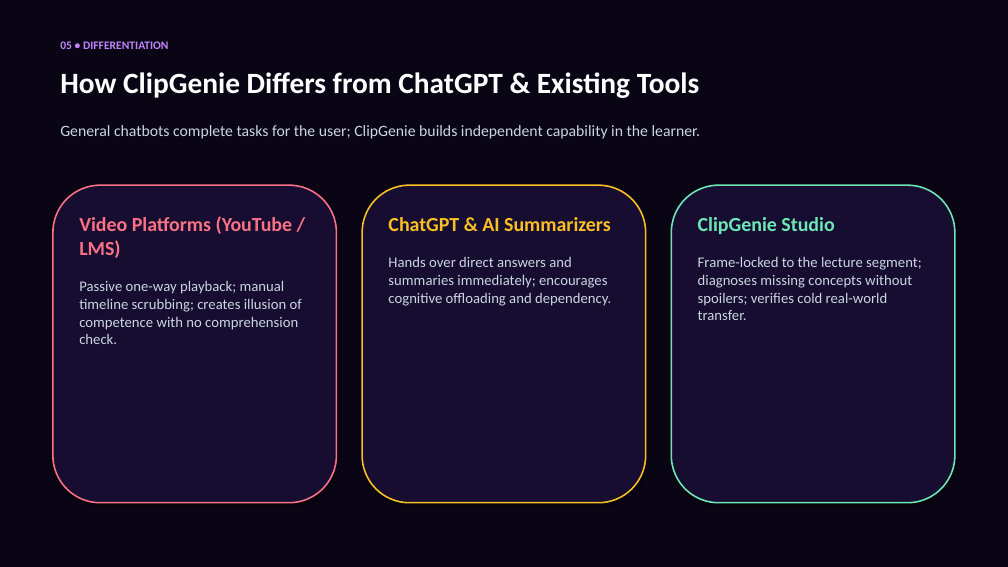
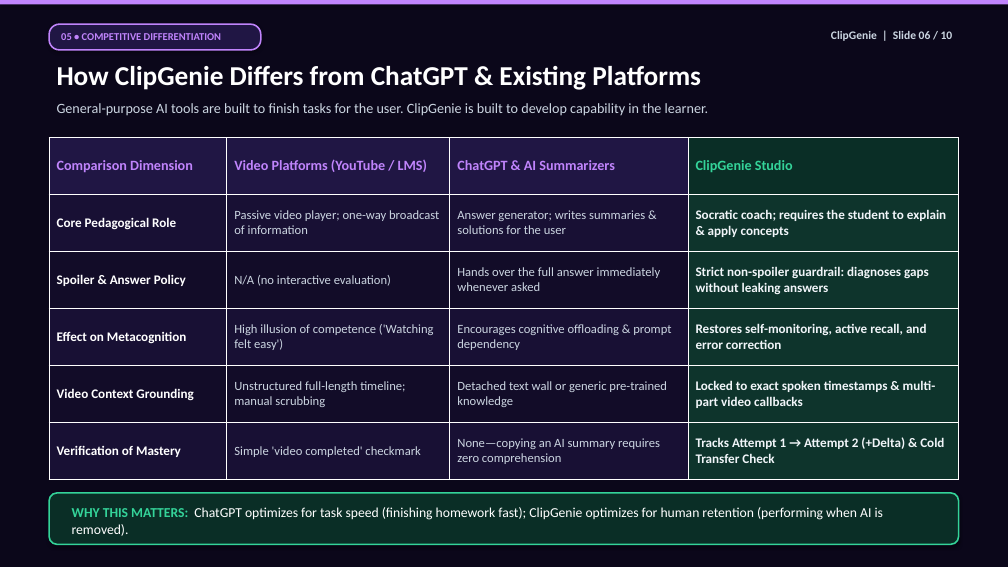
Before and after one commit to ansnaeemcodes/clipgenie, a slide deck: slide 6 of ClipGenie_Presentation.pptx. Drawn at 1008x567 pixels with LibreOffice and Linux fonts; fonts in the diff are those of the drawing. Boxes give left, top, right and bottom in pixels: in the first picture for what was removed or moved away, otherwise in the second. Text is boxed around its words. In the diff, an @@ line names an element or a change of style, - is before the commit and + after.

Commit message:
design(deck): redesign pitch deck with high-contrast typography, multi-layout slides, and structured points

```diff
--- a/ClipGenie_Presentation.pptx
+++ b/ClipGenie_Presentation.pptx
@@ rectangle at (0, 0, 1008, 567): fill #090514 to #0B071A @@
@@ rectangle added at (0, 0, 1008, 5), fill #C084FC @@
@@ rounded rectangle "05 • COMPETITIVE DIFFERENTIATION": place and size @@
-rounded rectangle "05 • COMPETITIVE DIFFERENTIATION" at (60, 41, 169, 49)
+rounded rectangle "05 • COMPETITIVE DIFFERENTIATION" at (49, 24, 261, 50)
@@ rounded rectangle "05 • COMPETITIVE DIFFERENTIATION" at (49, 24, 261, 50): vertical alignment top to middle; fill none to #201644; outline none to #C084FC 1.5 pt; shadow on @@
@@ text in rounded rectangle at (61, 33, 221, 40): text changed; size 11 to 10 pt @@
-05 • DIFFERENTIATION
+05 • COMPETITIVE DIFFERENTIATION
@@ text added at (831, 31, 953, 41), 11 pt, text #CBD5E1, bold @@
+ClipGenie | Slide 06 / 10
@@ text at (57, 66, 701, 90): text changed; size 28 to 26 pt @@
-How ClipGenie Differs from ChatGPT & Existing Tools
+How ClipGenie Differs from ChatGPT & Existing Platforms
@@ text at (57, 103, 708, 116): text changed; size 15 to 13.5 pt @@
-General chatbots complete tasks for the user; ClipGenie builds independent capability in the learner.
+General-purpose AI tools are built to finish tasks for the user. ClipGenie is built to develop capability in the learner.
@@ table added at (49, 138, 959, 479), 6 rows, 4 columns @@
+Comparison Dimension | Video Platforms (YouTube / LMS) | ChatGPT & AI Summarizers | ClipGenie Studio
+Core Pedagogical Role | Passive video player; one-way broadcast of information | Answer generator; writes summaries & solutions for the user | Socratic coach; requires the student to explain & apply concepts
+Spoiler & Answer Policy | N/A (no interactive evaluation) | Hands over the full answer immediately whenever asked | Strict non-spoiler guardrail: diagnoses gaps without leaking answers
+Effect on Metacognition | High illusion of competence ('Watching felt easy') | Encourages cognitive offloading & prompt dependency | Restores self-monitoring, active recall, and error correction
+Video Context Grounding | Unstructured full-length timeline; manual scrubbing | Detached text wall or generic pre-trained knowledge | Locked to exact spoken timestamps & multi-part video callbacks
+Verification of Mastery | Simple 'video completed' checkmark | None—copying an AI summary requires zero comprehension | Tracks Attempt 1 → Attempt 2 (+Delta) & Cold Transfer Check
@@ rounded rectangle removed at (53, 185, 337, 503) @@
@@ rounded rectangle removed at (362, 185, 646, 503) @@
@@ rounded rectangle removed at (671, 185, 955, 503) @@
@@ text removed at (79, 216, 302, 344) @@
-Video Platforms (YouTube / LMS)
-Passive one-way playback; manual timeline scrubbing; creates illusion of competence with no comprehension check.
@@ text removed at (388, 217, 611, 306) @@
-ChatGPT & AI Summarizers
-Hands over direct answers and summaries immediately; encourages cognitive offloading and dependency.
@@ text removed at (698, 217, 922, 320) @@
-ClipGenie Studio
-Frame-locked to the lecture segment; diagnoses missing concepts without spoilers; verifies cold real-world transfer.
@@ rounded rectangle added at (49, 493, 959, 544), fill #0A2E26, outline #34D399 1.5 pt @@
@@ text added at (72, 507, 883, 536), 13 pt, text #FFFFFF @@
+WHY THIS MATTERS: ChatGPT optimizes for task speed (finishing homework fast); ClipGenie optimizes for human retention (performing when AI is removed).
```
Also in this commit, not shown: 5 other slides changed, 4 slides added, 4 slides removed, 5 other files.
